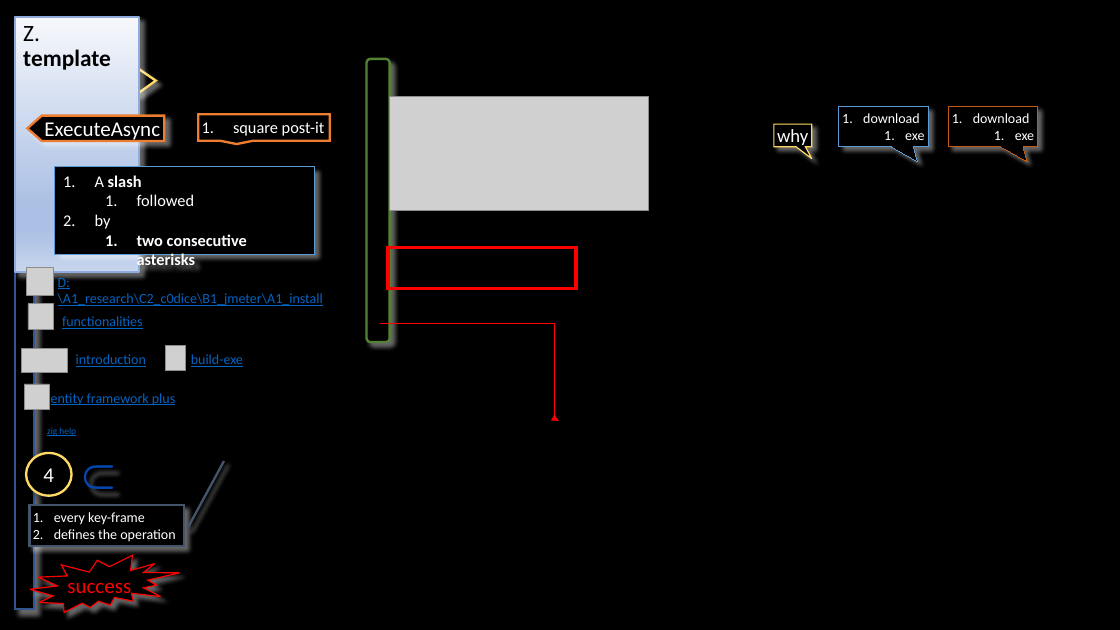
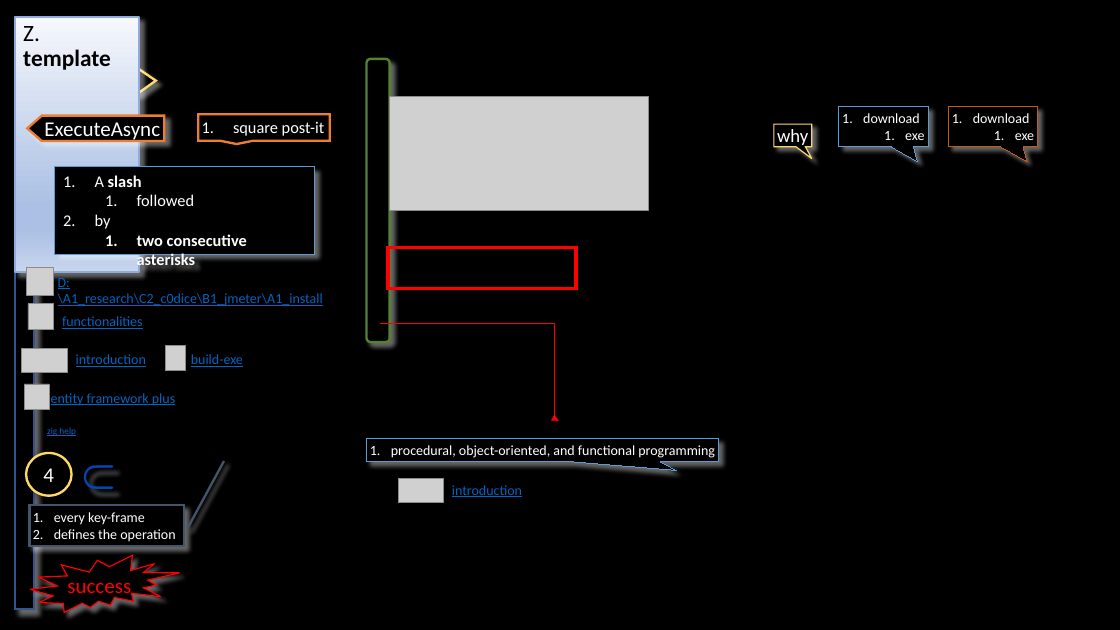
Before and after one commit to 1010836/portfolio, a slide deck: slide 5 of python/language/language.pptx (slide 13 before the commit). Drawn at 1120x630 pixels with LibreOffice and Linux fonts; fonts in the diff are those of the drawing; grey boxes stand for pictures; background and template pictures are left out. Boxes give left, top, right and bottom in pixels: in the first picture for what was removed or moved away, otherwise in the second. Text is boxed around its words. In the diff, an @@ line names an element or a change of style, - is before the commit and + after.

```diff
--- a/python/language/language.pptx
+++ b/python/language/language.pptx
@@ speech box added at (x1=366, y1=439, x2=719, y2=462), fill #000000, outline #5B9BD5 0.75 pt, 12 pt, text #FFFFFF @@
+1. procedural, object-oriented, and functional programming
@@ picture added at (x1=398, y1=479, x2=444, y2=503) @@
@@ text added at (x1=452, y1=485, x2=522, y2=497), 12 pt, text #0563C1, underline @@
+introduction
```
Also in this commit, not shown: 2 other slides changed, 2 slides added, 10 slides removed, 30 other files.
